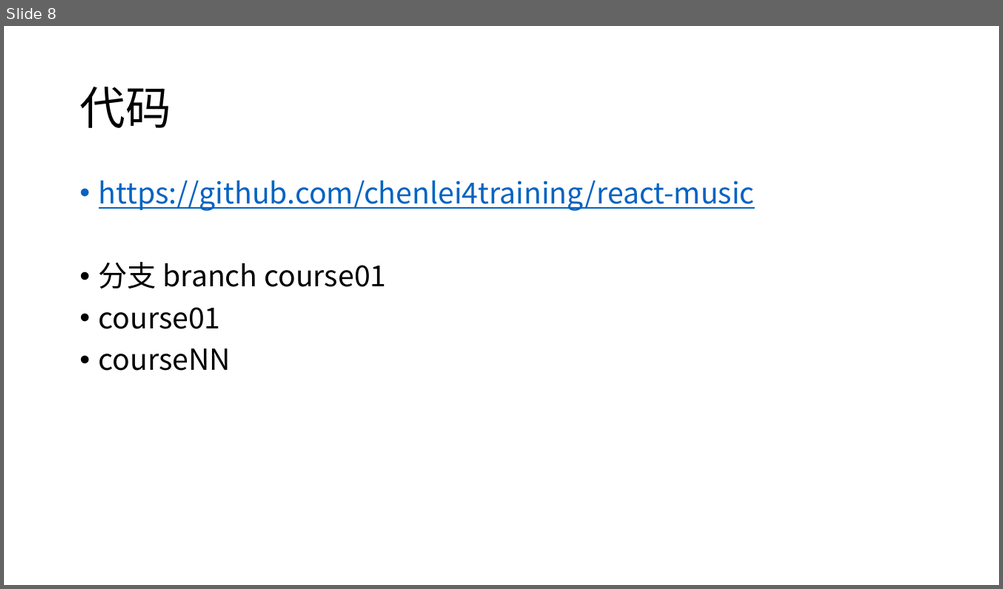
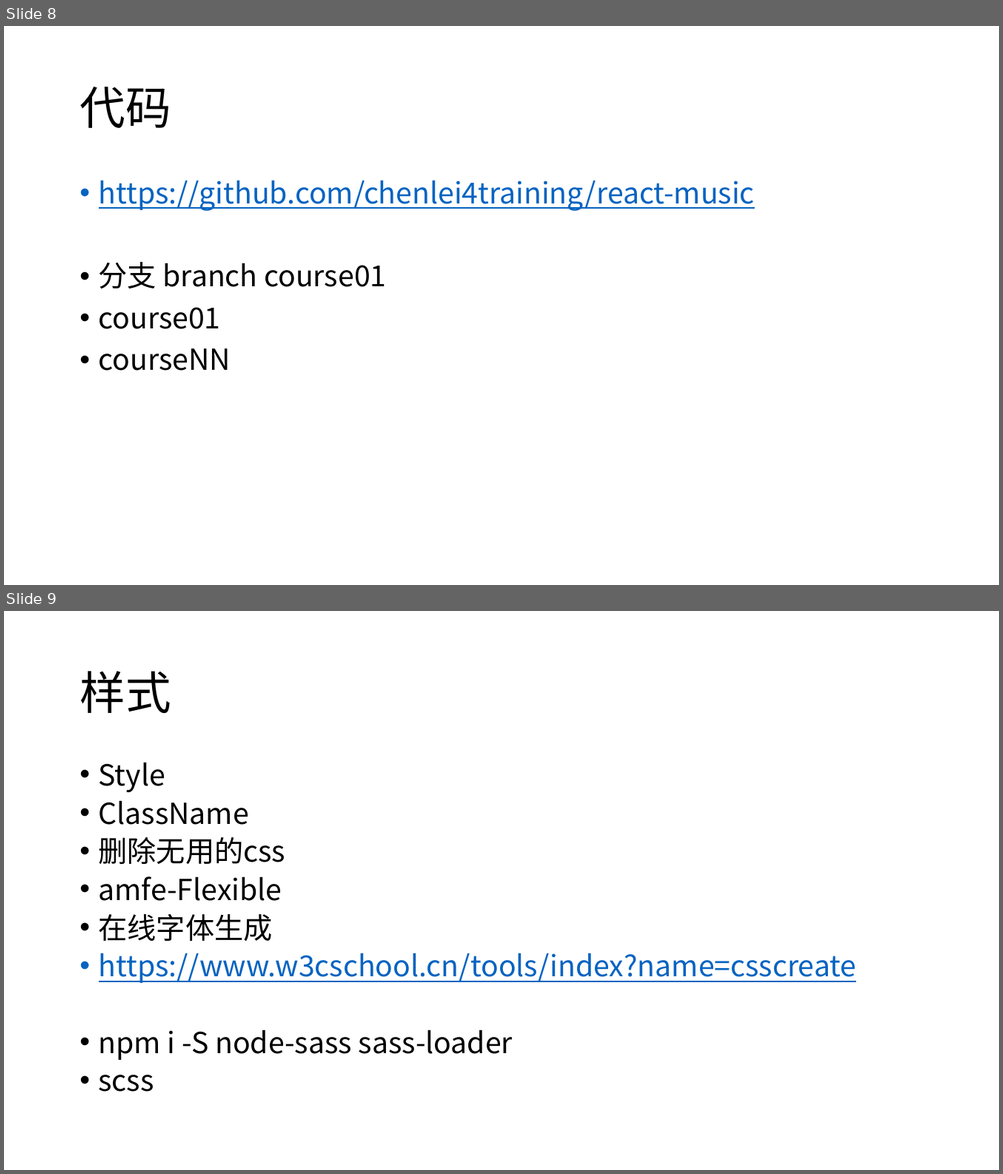
Before and after one commit to chenlei4training/react-music, a slide deck: react案例.pptx. Shown one above the other, each under a label of ours: slide 8 before the commit, slides 8 and 9 after it. The pictures are 1003x589 and 1003x1174 pixels, drawn with LibreOffice and Linux fonts; fonts in the diff are those of the drawing. Boxes give left, top, right and bottom in pixels: in the first picture for what was removed or moved away, otherwise in the second. Text is boxed around its words. In the diff, an @@ line names an element or a change of style, - is before the commit and + after.

Commit message:
ppt

```diff
--- a/react案例.pptx
+++ b/react案例.pptx
@@ slide 9 added at (4,611,999,1170), background #FFFFFF @@
@@ title added at (79,671,170,713), 44 pt, text #000000 @@
+样式
@@ text added at (99,762,856,1092), 28 pt, text #000000 @@
+• Style
+• ClassName
+• 删除无用的css
+• amfe-Flexible
+• 在线字体生成
+• https://www.w3cschool.cn/tools/index?name=csscreate
+• npm i -S node-sass sass-loader
+• scss
```
